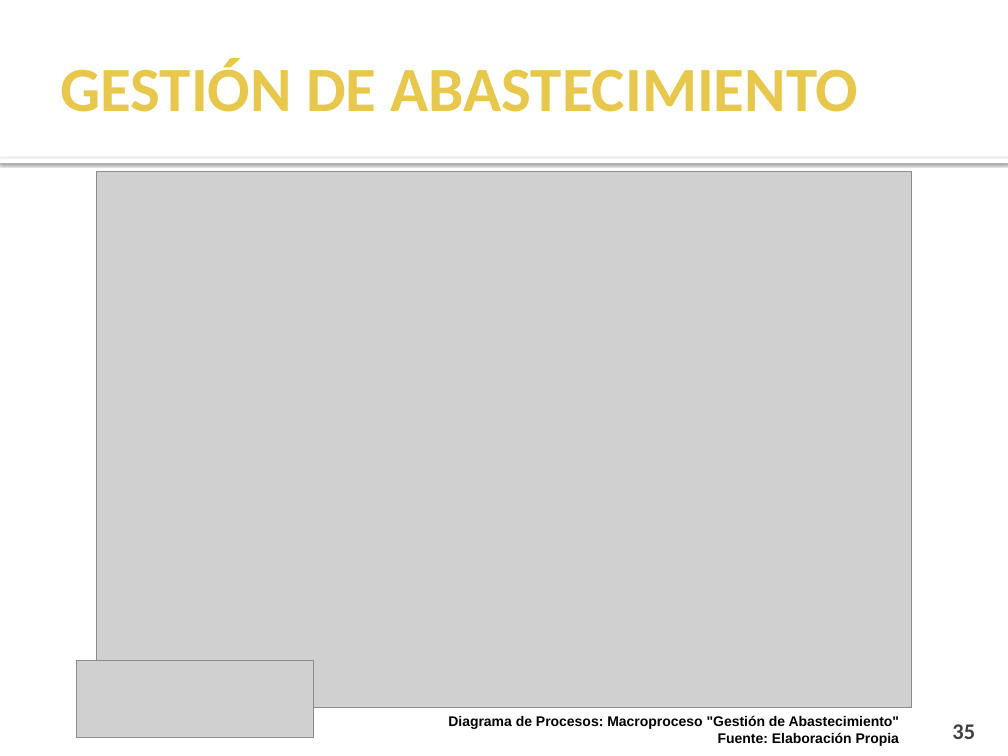
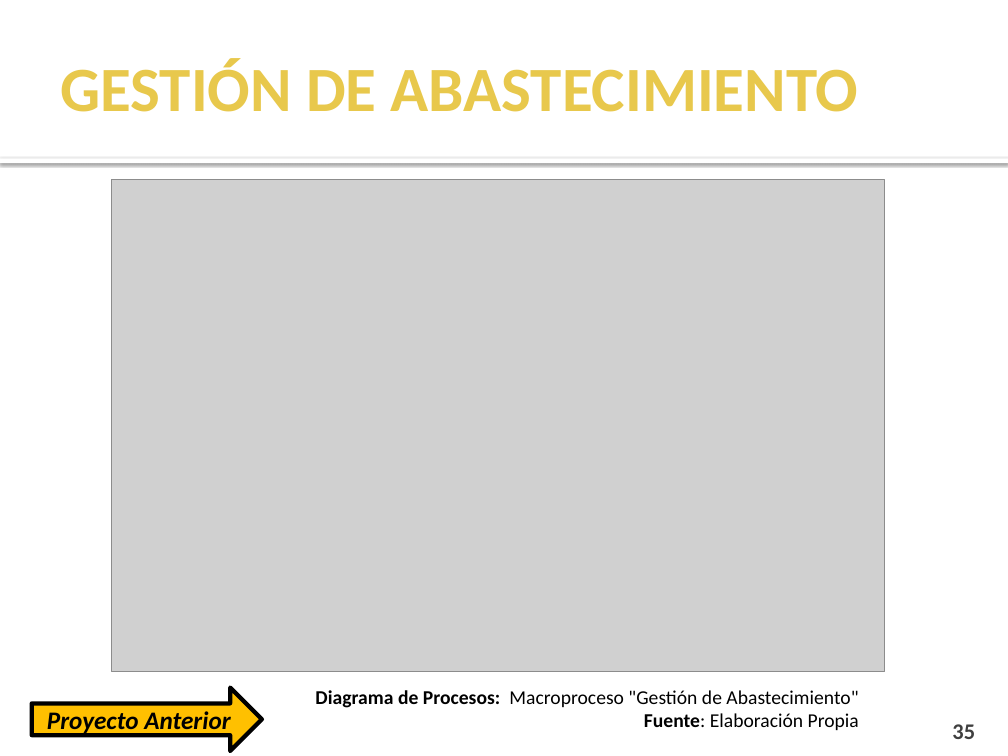
Before and after one commit to cms/proyecto-fya, a slide deck: slide 35 of Presentacion Final Ciclo 2011-1/Presentación Semana 17.pptx. Drawn at 1008x756 pixels with LibreOffice and Linux fonts; fonts in the diff are those of the drawing; grey boxes stand for pictures; background and template pictures are left out. Boxes give left, top, right and bottom in pixels: in the first picture for what was removed or moved away, otherwise in the second. Text is boxed around its words. In the diff, an @@ line names an element or a change of style, - is before the commit and + after.

```diff
--- a/Presentacion Final Ciclo 2011-1/Presentación Semana 17.pptx
+++ b/Presentacion Final Ciclo 2011-1/Presentación Semana 17.pptx
@@ picture: place and size @@
-picture at (96, 171, 911, 708)
+picture at (112, 179, 885, 671)
@@ right arrow added at (31, 687, 261, 751), fill #FFC000, outline #000000 3 pt, 18 pt, text #000000, bold, italic @@
+Proyecto Anterior
@@ picture removed at (77, 660, 313, 737) @@
@@ text "Diagrama de Procesos: Macroproceso "Gestión ...": place and size @@
-text "Diagrama de Procesos: Macroproceso "Gestión ..." at (448, 715, 900, 746)
+text "Diagrama de Procesos: Macroproceso "Gestión ..." at (315, 690, 859, 730)
@@ text "Diagrama de Procesos: Macroproceso "Gestión ..." at (315, 690, 859, 730): size 10 to 14 pt, font Arial to Calibri; bold off in "Macroproceso "Gestión de Abastecimiento"", "Fuente: Elaboración Propia" @@
```
Also in this commit, not shown: 8 other slides changed, 1 slide added, 1 slide removed.
